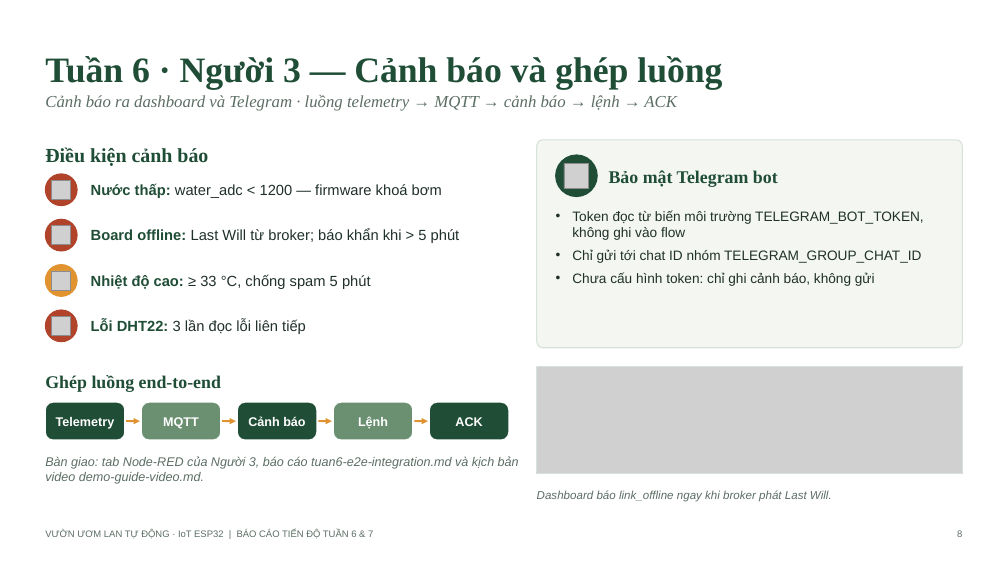
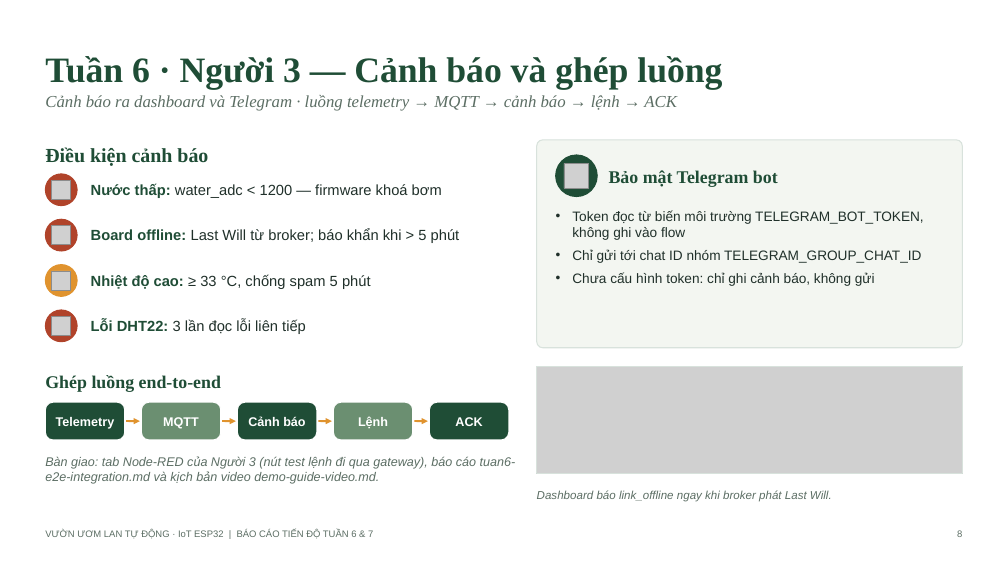
Before and after one commit to Khoa-Tr/orhid-software, a slide deck: slide 8 of docs/bao-cao-tuan-6-7.pptx. Drawn at 1008x567 pixels with LibreOffice and Linux fonts; fonts in the diff are those of the drawing; grey boxes stand for pictures. Boxes give left, top, right and bottom in pixels: in the first picture for what was removed or moved away, otherwise in the second. Text is boxed around its words. In the diff, an @@ line names an element or a change of style, - is before the commit and + after.

```diff
--- a/docs/bao-cao-tuan-6-7.pptx
+++ b/docs/bao-cao-tuan-6-7.pptx
@@ text at (45,456,516,484): text changed @@
-Bàn giao: tab Node-RED của Người 3, báo cáo tuan6-e2e-integration.md và kịch bản video demo-guide-video.md.
+Bàn giao: tab Node-RED của Người 3 (nút test lệnh đi qua gateway), báo cáo tuan6-e2e-integration.md và kịch bản video demo-guide-video.md.
```
Also in this commit, not shown: 5 other slides changed, 21 other files.
